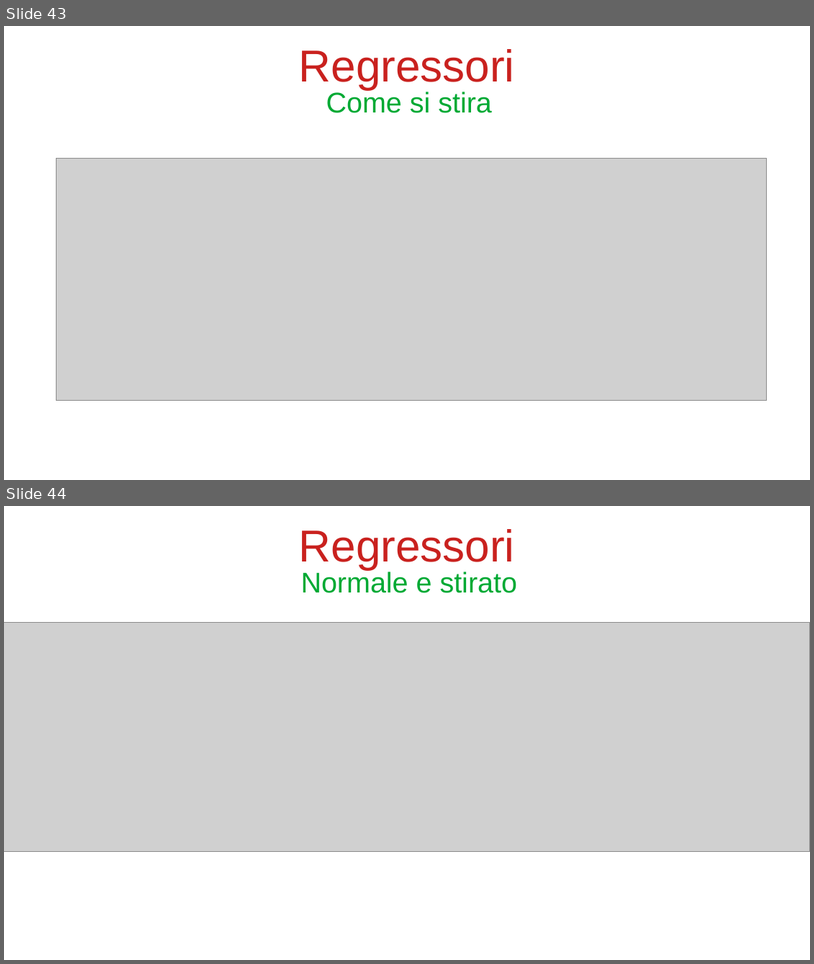
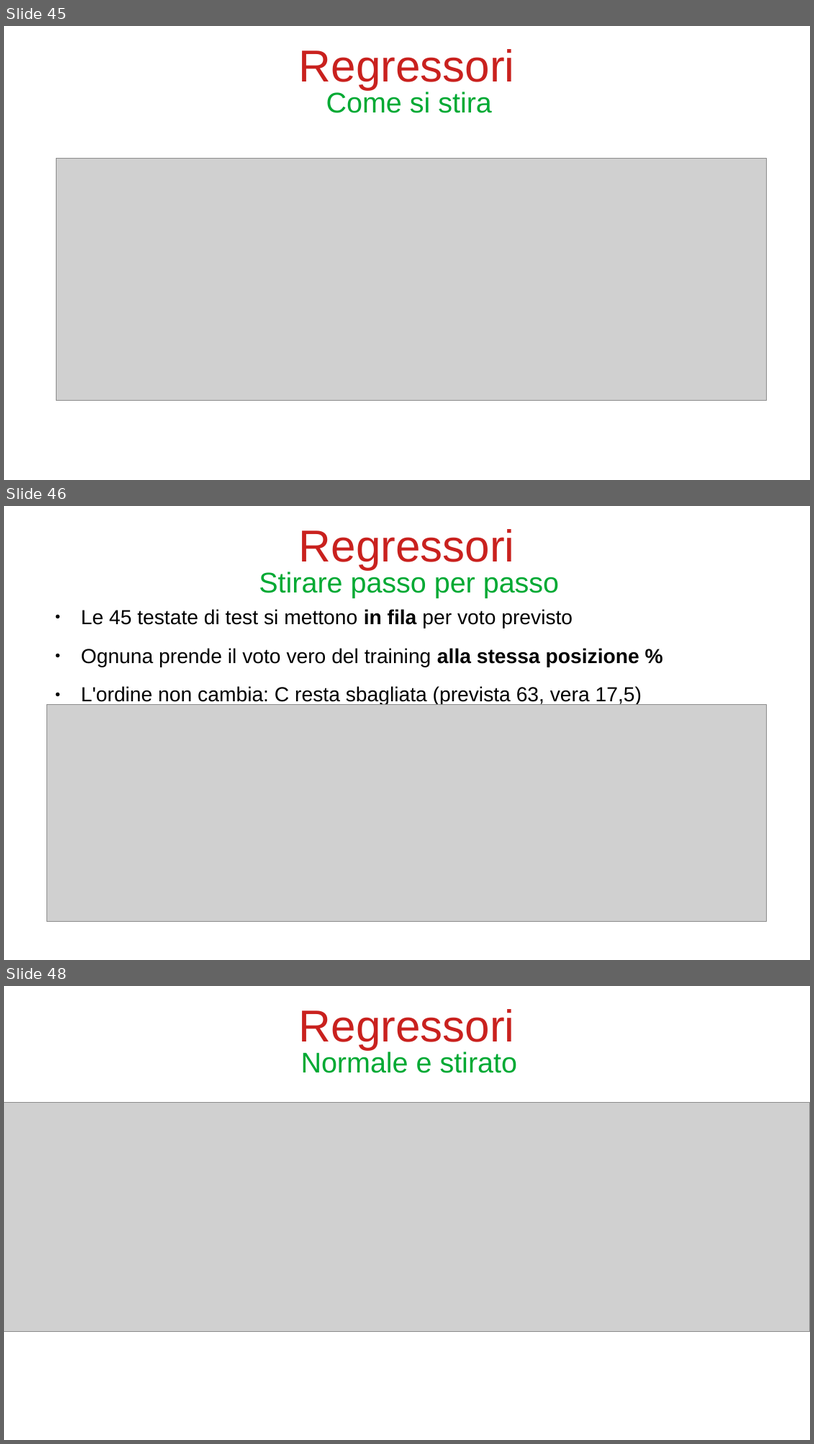
Before and after one commit to bianchi-john/PublisherClassification, a slide deck: Presentazioni/Stato finale/FinalState.odp. Shown one above the other, each under a label of ours: slides 43 and 44 before the commit, slides 45, 46 and 48 after it; the slides between them are not shown. The pictures are 814x964 and 814x1444 pixels, drawn with LibreOffice and Linux fonts; fonts in the diff are those of the drawing; grey boxes stand for pictures. Boxes give left, top, right and bottom in pixels: in the first picture for what was removed or moved away, otherwise in the second. Text is boxed around its words. In the diff, an @@ line names an element or a change of style, - is before the commit and + after.

```diff
--- a/Presentazioni/Stato finale/FinalState.odp
+++ b/Presentazioni/Stato finale/FinalState.odp
@@ slide 46 added at (x1=4, y1=506, x2=810, y2=960), background #FFFFFF @@
@@ title added at (x1=299, y1=529, x2=515, y2=569), 44 pt, text #C9211E @@
+Regressori
@@ title added at (x1=259, y1=570, x2=559, y2=598), 28 pt, text #00A933 @@
+Stirare passo per passo
@@ text added at (x1=81, y1=609, x2=642, y2=705), 20 pt, text #000000 @@
+● Le 45 testate di test si mettono in fila per voto previsto
+● Ognuna prende il voto vero del training alla stessa posizione %
+● L'ordine non cambia: C resta sbagliata (prevista 63, vera 17,5)
@@ picture added at (x1=47, y1=705, x2=767, y2=921) @@
@@ what was slide 43 is now slide 45 @@
@@ what was slide 44 is now slide 48 @@
```
Also in this commit, not shown: 3 slides changed, 6 other slides added, 3 slides removed, 20 other files.
